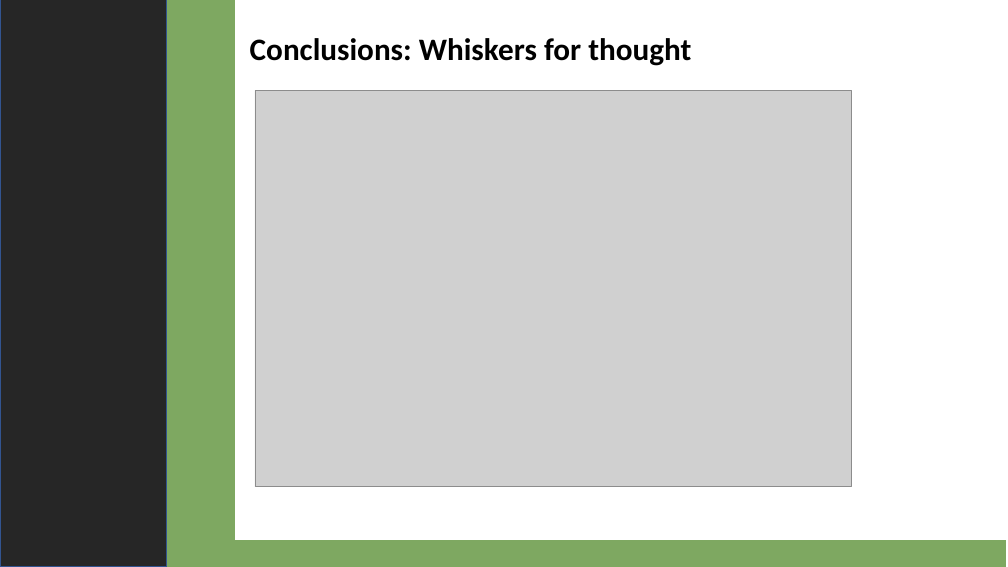
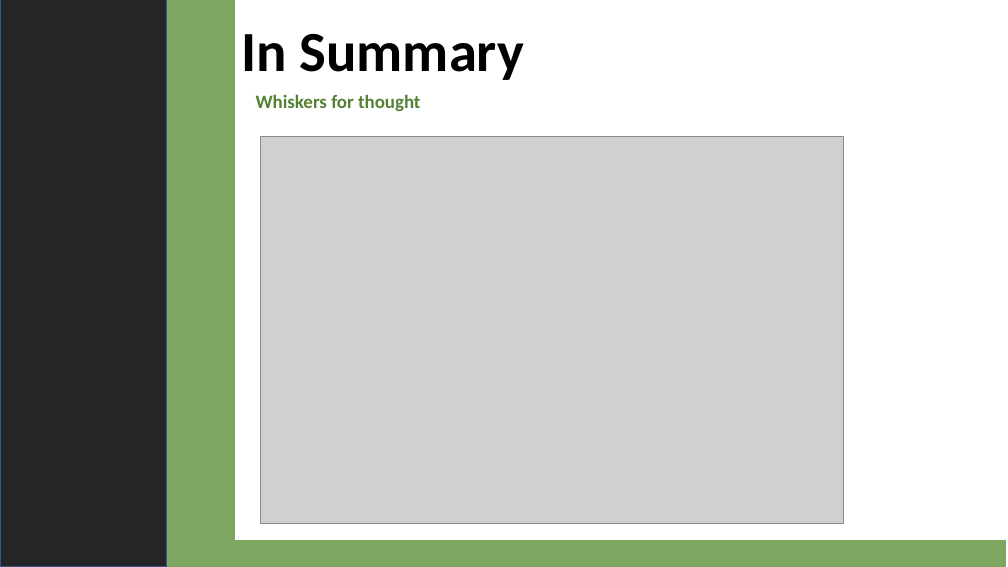
Before and after one commit to 4d4m43/DrinkAndBeHapPY, a slide deck: slide 20 of For Submittal/DrinkandBeHappyFinal.pptx (slide 16 before the commit). Drawn at 1008x567 pixels with LibreOffice and Linux fonts; fonts in the diff are those of the drawing; grey boxes stand for pictures. Boxes give left, top, right and bottom in pixels: in the first picture for what was removed or moved away, otherwise in the second. Text is boxed around its words. In the diff, an @@ line names an element or a change of style, - is before the commit and + after.

```diff
--- a/For Submittal/DrinkandBeHappyFinal.pptx
+++ b/For Submittal/DrinkandBeHappyFinal.pptx
@@ text added at [241,34,524,80], 54 pt, text #000000, bold @@
+In Summary
@@ text "Whiskers for thought" at [256,94,420,111]: vertical alignment bottom to top @@
@@ text at [256,94,420,111]: text changed; size 29.7 to 18 pt; text colour #000000 to #548235 @@
-Conclusions: Whiskers for thought
+Whiskers for thought
@@ picture: place and size @@
-picture at [255,91,851,487]
+picture at [261,137,844,524]
```
Also in this commit, not shown: 8 other slides changed, 5 slides added.
